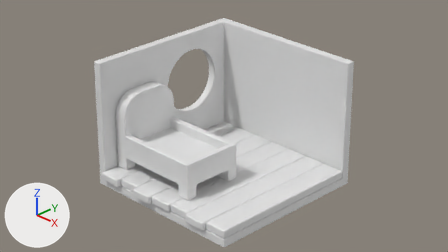
A saved change to the Blender file Room.blend.
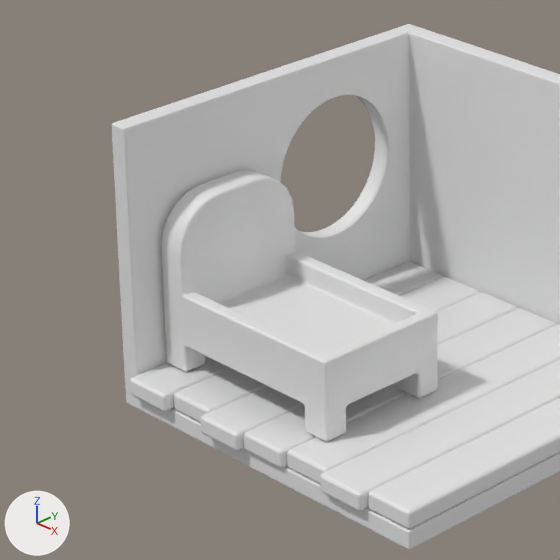
Each version appears first from the file's camera 'Camera', and next in a close-up on the part from 10% to 65% of the width and 3% to 100% of the height. Arrows for +X, +Y and +Z are at lower left; the lights stay in place.

The scene before the commit, as lines of its bpy script (objects in view):
```python
me_cube = bpy.data.meshes.new('Cube')
me_cube.from_pydata(...)  # 11 vertices, 7 faces; spans x -1.0..1.0, y -1.0..1.0, z 0.0..1.5
me_cube.materials.append(mat_material)  # white #e7e7e7
me_cube_001 = bpy.data.meshes.new('Cube.001')
me_cube_001.from_pydata(...)  # 28 vertices, 7 faces; spans x -0.9..1.0, y -1.06..0.9, z 0.0
me_cube_001.materials.append(mat_material)  # white #e7e7e7
me_cube_002 = bpy.data.meshes.new('Cube.002')
me_cube_002.from_pydata(...)  # 80 vertices, 68 faces; spans x -1.29..1.04, y -0.75..0.75, z -0.42..1.36
me_cube_002.polygons.foreach_set('use_smooth', [True] * 68)
ob_cube = bpy.data.objects.new('Cube', me_cube)
ob_cube.location = (0.0, 0.0, 0.0)
ob_cube.scale = (2.0, 2.0, 2.0)
_m = ob_cube.modifiers.new('Solidify', 'SOLIDIFY')
_m.thickness = 0.1
_m.use_even_offset = True
_m = ob_cube.modifiers.new('Bevel', 'BEVEL')
_m.width = 0.01
_m.width_pct = 0.01
_m.segments = 4
_m = ob_cube.modifiers.new('Boolean', 'BOOLEAN')
_m.object = ob_cylinder
ob_cube_001 = bpy.data.objects.new('Cube.001', me_cube_001)
ob_cube_001.location = (0.0, 0.0, 0.2)
ob_cube_001.scale = (2.0, 2.0, 2.0)
_m = ob_cube_001.modifiers.new('Solidify', 'SOLIDIFY')
_m.thickness = 0.1
_m.use_even_offset = True
_m = ob_cube_001.modifiers.new('Bevel', 'BEVEL')
_m.width = 0.02
_m.width_pct = 0.02
_m.segments = 4
_m.harden_normals = True
ob_cube_002 = bpy.data.objects.new('Cube.002', me_cube_002)
ob_cube_002.location = (-0.48, -0.9, 0.82)
_m = ob_cube_002.modifiers.new('Bevel', 'BEVEL')
_m.width = 0.03
_m.width_pct = 0.03
_m.segments = 3
_m.harden_normals = True
_m.miter_outer = 'MITER_PATCH'
```
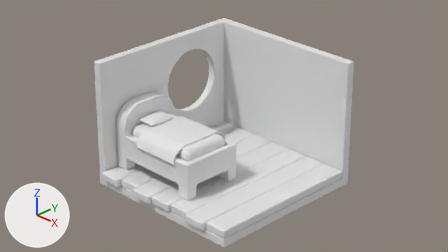
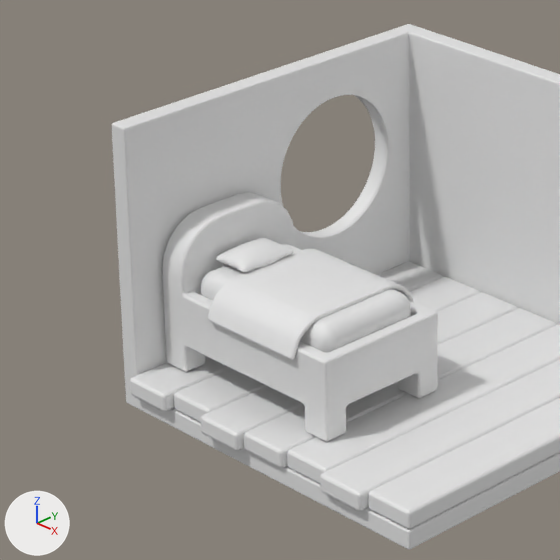
Where the change shows, as pixel boxes (x1, y1, x2, y2) in the close-ups (560 x 560 px; the box of a moved part takes in the faces that stretch with it):
'Cube.002', reshaped (8% shorter): before (162, 170, 438, 442); after (163, 192, 438, 442)
'Cube.004', added: after (207, 249, 414, 360)
'Cube.003', added: after (201, 244, 411, 352)
'Cube.005', added: after (216, 238, 293, 273)
part 1 of me_cube_002, moved or reshaped: before (162, 170, 296, 297); after (163, 192, 295, 297)

Diff of the bpy script that builds the scene:
```diff
--- a/Room.blend.py
+++ b/Room.blend.py
@@ me_cube_002 @@
 me_cube_002.from_pydata(...)  # 80 vertices, 68 faces; spans x -1.29..1.04, y -0.75..0.75, z -0.42..1.36
 # used by ob_cube_002; location = (-0.48, -0.9, 0.82)
+# me_cube_002 part 1: all 28 vertices in x -1.29..-0.98, y -0.75..0.75, z 0.85..1.36 are moved by (0.0, 0.0, -0.24)
@@ me_cube_005 @@
+me_cube_005.from_pydata(...)  # 386 vertices, 384 faces; spans x -0.228..0.228, y -0.344..0.344, z -0.051..0.141
+me_cube_005.polygons.foreach_set('use_smooth', [True] * 384)
@@ me_cube_004 @@
+me_cube_004.from_pydata(...)  # 28 vertices, 13 faces; spans x -0.55..0.66, y -0.83..0.83, z 0.31..0.64
+me_cube_004.polygons.foreach_set('use_smooth', [True] * 13)
@@ me_cube_003 @@
+me_cube_003.from_pydata(...)  # a box spanning x -0.98..0.9, y -0.6..0.6, z 0.21..0.64
+me_cube_003.polygons.foreach_set('use_smooth', [True] * 6)
@@ ob_cube_005 @@
+ob_cube_005 = bpy.data.objects.new('Cube.005', me_cube_005)
+ob_cube_005.parent = ob_cube_002
+ob_cube_005.matrix_parent_inverse = Matrix(((1.0, 0.0, 0.0, 0.476), (0.0, 1.0, 0.0, 0.904), (0.0, 0.0, 1.0, -0.82), (0.0, 0.0, 0.0, 1.0)))
+ob_cube_005.location = (-1.202, -0.936, 1.51)
+_m = ob_cube_005.modifiers.new('Subdivision', 'SUBSURF')
+_m.levels = 2
@@ ob_cube_004 @@
+ob_cube_004 = bpy.data.objects.new('Cube.004', me_cube_004)
+ob_cube_004.parent = ob_cube_002
+ob_cube_004.matrix_parent_inverse = Matrix(((1.0, 0.0, 0.0, 0.476), (0.0, 1.0, 0.0, 0.904), (0.0, 0.0, 1.0, -0.82), (0.0, 0.0, 0.0, 1.0)))
+ob_cube_004.location = (-0.476, -0.904, 0.858)
+_m = ob_cube_004.modifiers.new('Solidify', 'SOLIDIFY')
+_m.thickness = 0.05
+_m.offset = 1.0
+_m = ob_cube_004.modifiers.new('Bevel', 'BEVEL')
+_m.width = 0.16
+_m.width_pct = 0.16
+_m.segments = 7
+_m.harden_normals = True
+_m.miter_outer = 'MITER_PATCH'
@@ ob_cube_003 @@
+ob_cube_003 = bpy.data.objects.new('Cube.003', me_cube_003)
+ob_cube_003.parent = ob_cube_002
+ob_cube_003.matrix_parent_inverse = Matrix(((1.0, 0.0, 0.0, 0.476), (0.0, 1.0, 0.0, 0.904), (0.0, 0.0, 1.0, -0.82), (0.0, 0.0, 0.0, 1.0)))
+ob_cube_003.location = (-0.476, -0.904, 0.82)
+_m = ob_cube_003.modifiers.new('Bevel', 'BEVEL')
+_m.width = 0.16
+_m.width_pct = 0.16
+_m.segments = 7
+_m.harden_normals = True
+_m.miter_outer = 'MITER_PATCH'
```
